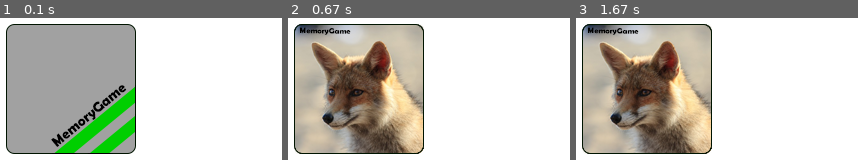
Above: before the commit, frames 1-3 (left to right).
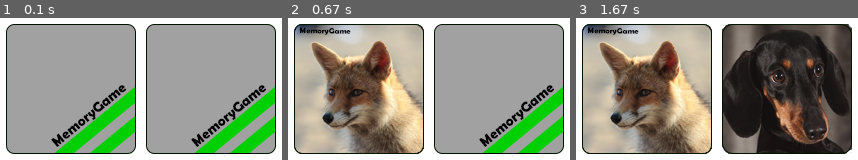
Above: after the commit, the same moments.

Repository: TheAndry/PygamePracticeGame
Game: pygame game, started from MemoryGame.py
The game is run twice, just before and just after one commit, with the same random seed, the same clock (stepped at 60 frames per second) and the same inputs.
Inputs (mouse positions are in pixels of both pictures, inside the frame that each line leads up to):
- Up to frame 1 (0.1 s): no input
- Up to frame 2 (0.67 s): press the mouse at (358, 89) at 0.37 s; move the mouse to (522, 118) at 0.47 s; release the mouse at (outside the picture) at 0.6 s
- Up to frame 3 (1.67 s): press the mouse at (787, 89) at 0.7 s; move the mouse to (outside the picture) at 0.8 s; release the mouse at (outside the picture) at 0.93 s

The runs differ from the first frame. In frame 1, 42% of the frame differs, in the area x 51-98%, y 4-96%; in frame 2, 42%; in frame 3, 42%.

Commit message:
Cards class work in progress. Added new card.

Diff:
--- a/MemoryGame.py
+++ b/MemoryGame.py
@@ -10,8 +10,9 @@
 
 card_back = pygame.image.load("./resources/cardBack.png").convert_alpha()
 card_fox = pygame.image.load("./resources/cardFox.png").convert_alpha()
+card_dachshund = pygame.image.load("./resources/cardDachshund.png").convert_alpha() #TODO Fix the picture
 
-allcards = [card_back, card_fox]
+allcards = [card_fox, card_dachshund]
 
 class Card:
     def __init__(self, x, y, picture):
@@ -29,17 +30,41 @@
     def drawCard(self, scren):
         scren.blit(self.card, [self.x, self.y])
 
+class Cards:
+    def __init__(self):
+        self.cards1 = []
+        self.cards2 = []
 
-card = Card(10, 10, card_fox)
+    def cardBoard(self): #TODO Finish the function and make it work correctly
+        x = 10
+        y = 10
+        for card in allcards:
+            self.cards1.append(Card(x, y, card))
+            x += 140
+            print(self.cards1) #For testing list
+
+    def mouse(self, pos, click):
+        for cardmouse in self.cards1:
+            cardmouse.mouse(pos, click)
+
+    def drawBoard(self, display):
+        for draw in self.cards1:
+            draw.drawCard(display)
+
+def playGame():
+    pass
+
+kaartid = Cards() #For testing
+kaartid.cardBoard()
 
 while True:
     screen.fill([255, 255, 255])
 
-    card.drawCard(screen)
+    kaartid.drawBoard(screen)
     for event in pygame.event.get():
         if event.type == pygame.QUIT:
             sys.exit()
         elif event.type == pygame.MOUSEBUTTONDOWN:
-            card.mouse(pygame.mouse.get_pos(), pygame.mouse.get_pressed())
+            kaartid.mouse(pygame.mouse.get_pos(), pygame.mouse.get_pressed())
 
     pygame.display.flip()
Binary file added: resources/cardDachshund.png
